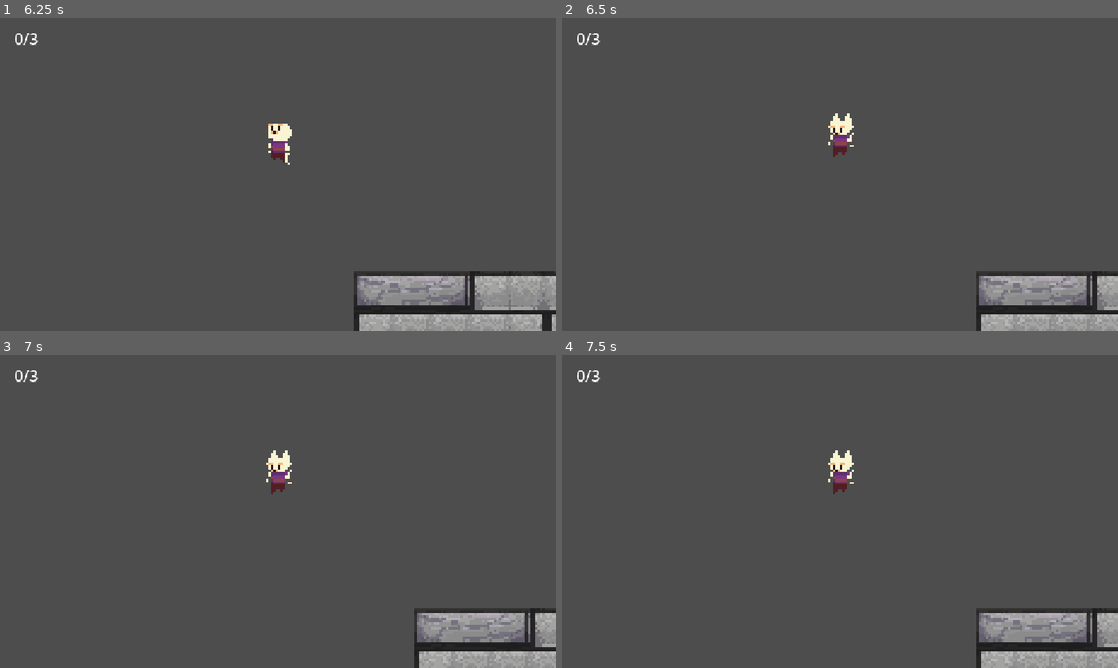
Above: before the commit, frames 1-4 (two rows, left to right).
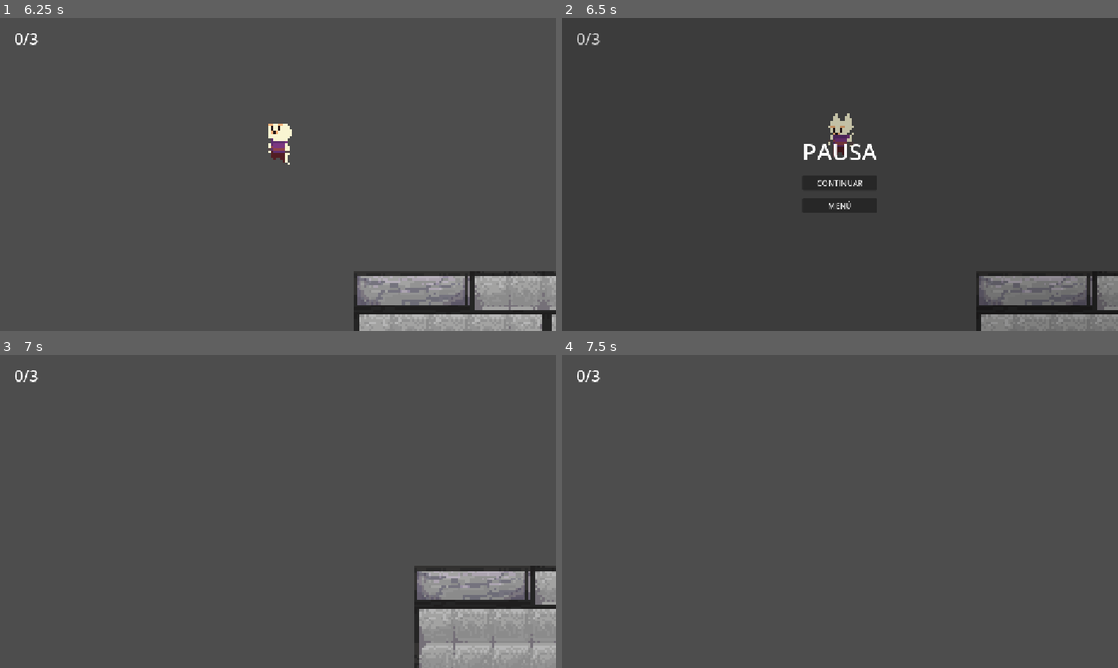
Above: after the commit, the same moments.

Repository: octavioismael-fer/atalaya-game
Game: Godot game, scene res://Scene/menu.tscn
Same seed, same stepped clock (60 frames per second), same inputs: the game is played once before the commit and once after it.
Inputs (mouse positions are in pixels of both pictures, inside the frame that each line leads up to):
- Up to frame 1 (6.25 s): click "JUGAR" at 0.5 s; tap Enter (ui_accept) at 1.25, 1.52, 2.27, 3.77, 4.52, 6.02 s; hold E (interact) 1.28-2.03 s; hold Right (ui_right) 1.28-2.78 s; tap E (interact) at 2.1, 3.6, 5.85 s; hold Left (ui_left) 2.78-3.53 s; hold E (interact) 2.78-3.53 s; hold Right (ui_right) 3.53-5 s; hold E (interact) 4.28-5 s; tap M (menu) at 4.9 s; click "JUGAR" at 5 s; hold Left (ui_left) from 5.78 s (still down)
- Up to frame 2 (6.5 s): keep holding Left (ui_left); tap P (pause) at 6.4 s
- Up to frame 3 (7 s): release Left (ui_left) at 6.5 s; click (278, 520) at 6.5 s, where only the run after the commit has a clickable "CONTINUAR"
- Up to frame 4 (7.5 s): hold Right (ui_right) from 7.28 s (still down); hold E (interact) from 7.28 s (still down)

Frame 1 is identical in both runs. In frame 2, 5.3% of the frame differs, in the area x 2-100%, y 4-100%; in frame 3, 5.9%, in the area x 47-100%, y 30-100%; in frame 4, 5.3%.

Commit message:
Menú de pausa visual con Continuar y Menú
GameManager emite pause_changed; PauseMenu (CanvasLayer en modo When Paused) se muestra al pausar.

Co-Authored-By: Claude Opus 5.5 <noreply@anthropic.com>

Diff:
--- a/Scene/nivel_1.tscn
+++ b/Scene/nivel_1.tscn
@@ -7,6 +7,7 @@
 [ext_resource type="PackedScene" uid="uid://0bb8784t58pt" path="res://Scene/checkpoint.tscn" id="5_eh52p"]
 [ext_resource type="PackedScene" uid="uid://hqrawb7owtqm" path="res://Scene/collectible.tscn" id="6_1oatl"]
 [ext_resource type="PackedScene" uid="uid://dddjqvw2e26hs" path="res://Scene/hud.tscn" id="7_ort0u"]
+[ext_resource type="PackedScene" uid="uid://5nx0un4t5f4e" path="res://Scene/pause_menu.tscn" id="8_pukqk"]
 
 [sub_resource type="TileSetAtlasSource" id="TileSetAtlasSource_eh52p"]
 texture = ExtResource("1_3q6er")
@@ -392,3 +393,5 @@
 position = Vector2(1806, -224)
 
 [node name="Hud" parent="." unique_id=885038952 instance=ExtResource("7_ort0u")]
+
+[node name="PauseMenu" parent="." unique_id=480824363 instance=ExtResource("8_pukqk")]
--- /dev/null
+++ b/Scene/pause_menu.tscn
@@ -0,0 +1,40 @@
+[gd_scene format=3 uid="uid://5nx0un4t5f4e"]
+
+[ext_resource type="Script" uid="uid://b8vcxkvru1ex" path="res://Scripts/pause_menu.gd" id="1_i3got"]
+
+[node name="PauseMenu" type="CanvasLayer" unique_id=480824363]
+process_mode = 2
+script = ExtResource("1_i3got")
+
+[node name="Fondo" type="ColorRect" parent="." unique_id=1842654265]
+anchors_preset = 15
+anchor_right = 1.0
+anchor_bottom = 1.0
+grow_horizontal = 2
+grow_vertical = 2
+color = Color(0, 0, 0, 0.21568628)
+
+[node name="CenterContainer" type="CenterContainer" parent="." unique_id=1874392315]
+anchors_preset = 15
+anchor_right = 1.0
+anchor_bottom = 1.0
+grow_horizontal = 2
+grow_vertical = 2
+
+[node name="VBoxContainer" type="VBoxContainer" parent="CenterContainer" unique_id=707587991]
+layout_mode = 2
+theme_override_constants/separation = 16
+
+[node name="Label" type="Label" parent="CenterContainer/VBoxContainer" unique_id=549868993]
+layout_mode = 2
+theme_override_font_sizes/font_size = 48
+text = "PAUSA"
+horizontal_alignment = 1
+
+[node name="ContinueButton" type="Button" parent="CenterContainer/VBoxContainer" unique_id=1441300370]
+layout_mode = 2
+text = "CONTINUAR"
+
+[node name="BackToMenuButton" type="Button" parent="CenterContainer/VBoxContainer" unique_id=1769819429]
+layout_mode = 2
+text = "MENÚ"
--- a/Scripts/game_manager.gd
+++ b/Scripts/game_manager.gd
@@ -1,6 +1,7 @@
 extends Node
 
 signal collectibles_changed(count: int, total: int)
+signal pause_changed(paused: bool)
 const MENU_SCENE := "res://Scene/menu.tscn"
 var has_checkpoint := false
 var checkpoint_position := Vector2.ZERO
@@ -49,6 +50,7 @@
 
 func toggle_pause() -> void:
 	get_tree().paused = not get_tree().paused
+	pause_changed.emit(get_tree().paused)
 
 func _unhandled_input(event: InputEvent) -> void:
 		if not is_in_level():
--- /dev/null
+++ b/Scripts/pause_menu.gd
@@ -0,0 +1,13 @@
+extends CanvasLayer
+
+@onready var continue_button: Button = $CenterContainer/VBoxContainer/ContinueButton
+@onready var back_to_menu_button: Button = $CenterContainer/VBoxContainer/BackToMenuButton
+
+func _ready() -> void:
+		hide()
+		GameManager.pause_changed.connect(_on_pause_changed)
+		continue_button.pressed.connect(GameManager.toggle_pause)
+		back_to_menu_button.pressed.connect(GameManager.go_to_menu)
+
+func _on_pause_changed(paused: bool) -> void:
+		visible = paused
Not shown, added: Scripts/pause_menu.gd.uid
